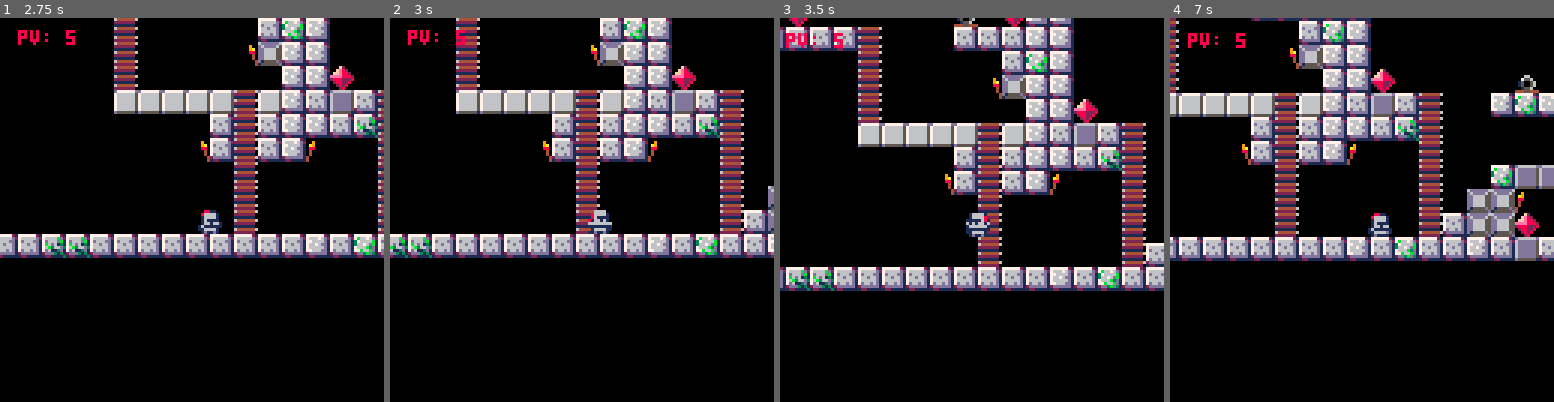
Above: before the commit, frames 1-4 (left to right).
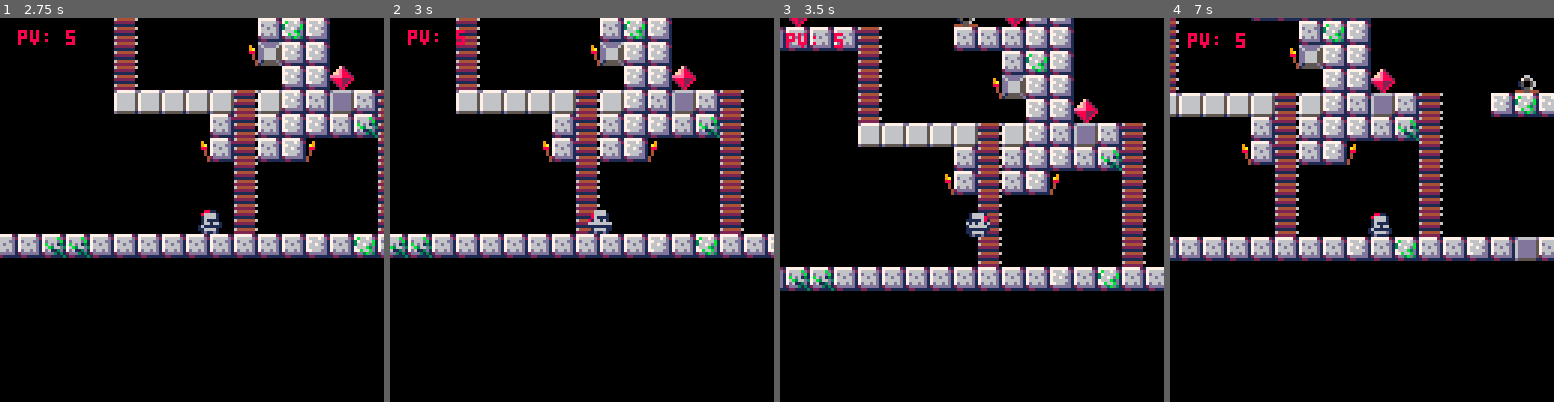
Above: after the commit, the same moments.

Repository: DMatthieu/Nibelheim-Ascension
Game: PICO-8 cartridge main.p8
The game is run twice, just before and just after one commit, with the same random seed, the same clock (stepped at 60 frames per second) and the same inputs.
Inputs:
- Up to frame 1 (2.75 s): tap X (X key) at 0.33, 1.07, 1.85 s; tap O (Z key) at 0.7, 1.7, 2.1, 2.5 s; hold Right 1.6-2.1 s; hold Up 2.15-2.42 s; hold Right from 2.47 s (still down)
- Up to frame 2 (3 s): keep holding Right; tap O (Z key) at 2.9 s; tap X (X key) at 2.97 s
- Up to frame 3 (3.5 s): release Right at 3.03 s; hold Left from 3.08 s (still down); tap O (Z key) at 3.3 s
- Up to frame 4 (7 s): release Left at 3.58 s; tap O (Z key) every 0.4 s from 3.7 to 6.9 s; hold Right 4.02-4.68 s; tap X (X key) at 4.08, 5.2, 6.32 s; hold Up 4.73-5.03 s; hold Left 5.08-5.68 s; hold Right 6.08-6.58 s; hold Right from 6.63 s (still down)

Frame 1 is identical in both runs. In frame 2, 0.6% of the frame differs, in the area x 92-100%, y 43-57%; in frame 3, 0.3%; in frame 4, 3.3%, in the area x 71-100%, y 38-58%.

Commit message:
Killing goblins

Diff:
--- a/main.p8
+++ b/main.p8
@@ -141,11 +141,11 @@
 00000000000000000000000000000000000000000000000000000000000000000000000000000000000000000000000000000000000000000000000000000000
 21420000000000000000004120402021420000400000000000000000000041310000000000000000000000000000000000000000000000000000002000000000
 00000000000000000000000000000000000000000000000000000000000000000000000000000000000000000000000000000000000000000000000000000000
-01000000000000000000000000400000000000400000311010401000000000000000000022000000000000000000000000000000000000000000002000000000
-00000000000000000000000000000000000000000000000000000000000000000000000000000000000000000000000000000000000000000000000000000000
-02220000000000000000000000400000000000400013134200401020000000000000000023000000000000000000000000000000000000000000002000000000
-00000000000000000000000000000000000000000000000000000000000000000000000000000000000000000000000000000000000000000000000000000000
-03230000000000000000500000400000000000402013135000403120201313000000001010100000000000000000000000000000000000000000002000000000
+01000000000000000000000000400000000000400000000000000000000000000000000000000000000000000000000000000000000000000000002000000000
+00000000000000000000000000000000000000000000000000000000000000000000000000000000000000000000000000000000000000000000000000000000
+02220000000000000000000000400000000000400000000000000000000000000000000022000000000000000000000000000000000000000000002000000000
+00000000000000000000000000000000000000000000000000000000000000000000000000000000000000000000000000000000000000000000000000000000
+03230000000000000000500000400000000000400000000000000000000000000000000023000000000000000000000000000000000000000000002000000000
 00000000000000000000000000000000000000000000000000000000000000000000000000000000000000000000000000000000000000000000000000000000
 20202020203030202020202020202020212031202021201020202020312020202020202020202020202020202020202020202020202020202020202000000000
 
--- a/src/classes/game_map.lua
+++ b/src/classes/game_map.lua
@@ -13,7 +13,11 @@
 function Game_map:update()
   --update all monsters
   for m in all(self.monsters) do
+    --update monsters
     m.m_type:update()
+    if m.m_type.dead then
+      del(self.monsters, m)
+    end
   end
 end
 
--- a/src/classes/goblin.lua
+++ b/src/classes/goblin.lua
@@ -116,8 +116,10 @@
 end
 
 function Goblin:die()
-  self.alive = false
-  self.dead = true
+  if self.pv <= 0 then
+    self.alive = false
+    self.dead = true
+  end
 end
 
 function Goblin:animate()
--- a/src/classes/player.lua
+++ b/src/classes/player.lua
@@ -17,6 +17,8 @@
   instance.acc = 0.5
   instance.boost = 3
   instance.anim = 0
+
+  --sword
   instance.possess_sword = false
   instance.attack_start_time = 0
   instance.attack_duration = .2
@@ -140,6 +142,16 @@
     self.attacking_right = true
     self.attacking_left = false
     self.attack_start_time = time()
+
+    for m in all(game_map.monsters) do
+      printh("gob x = " .. m.m_type.x)
+      printh("sword x = " .. self.sword_x_right)
+      printh("player attacking ? = " .. tostr(self.attacking))
+      if abs(m.m_type.x - self.sword_x_right) <= 8 then
+        m.m_type:receive_damage(1)
+      end
+    end
+
     sfx(3)
   end
 
--- a/src/lib/collisions.lua
+++ b/src/lib/collisions.lua
@@ -59,14 +59,10 @@
 function sphere_collide_sphere(obj1, obj2)
   local x1 = obj1.x
   local y1 = obj1.y
-  -- local w1 = obj1.w
-  -- local h1 = obj1.h
   local r1 = obj1.agro_radius
 
   local x2 = obj2.x
   local y2 = obj2.y
-  -- local w2 = obj2.w
-  -- local h2 = obj2.h
   local r2 = obj2.agro_radius
 
   return (abs(x1 - x2) <= (r1 + r2))
@@ -75,15 +71,22 @@
 function spr_object_collide_spr_object(obj1, obj2)
   local x1 = obj1.x
   local y1 = obj1.y
-  -- local w1 = obj1.w
-  -- local h1 = obj1.h
   local w1 = obj1.w
 
   local x2 = obj2.x
   local y2 = obj2.y
-  -- local w2 = obj2.w
-  -- local h2 = obj2.h
   local w2 = obj2.w
 
   return (abs(x1 - x2) <= 16)
 end
+
+function sword_collide_spr_object(player_sword_x, obj2)
+  local sword_x = player_sword_x
+  local x2 = obj2.x
+
+  printh("sword_x = " .. player.sword_x)
+  --printh("obj2 = " .. obj2)
+  printh("obj2.x = " .. obj2.x)
+
+  return (abs(sword_x - x2) <= 16)
+end
